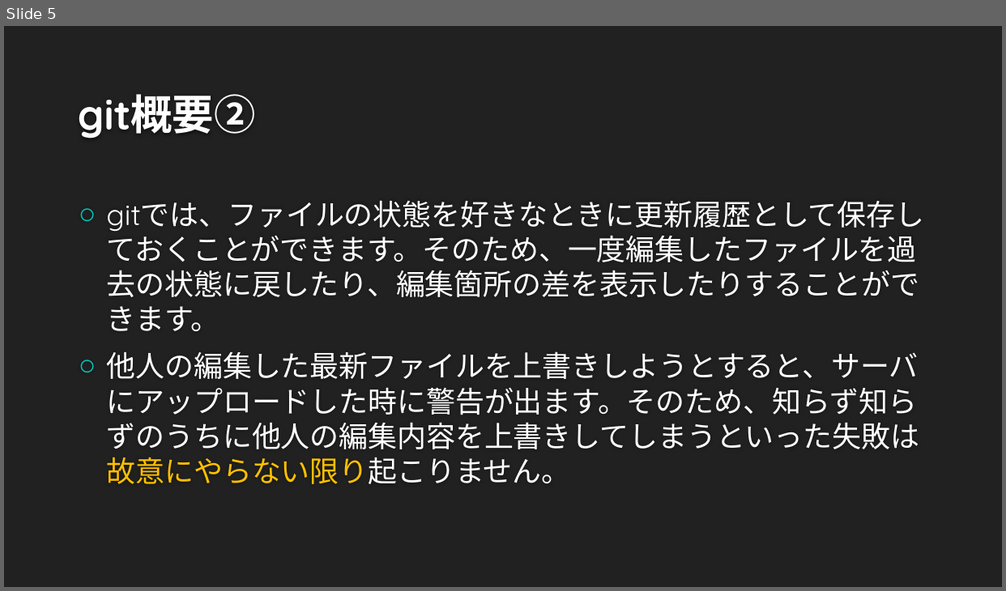
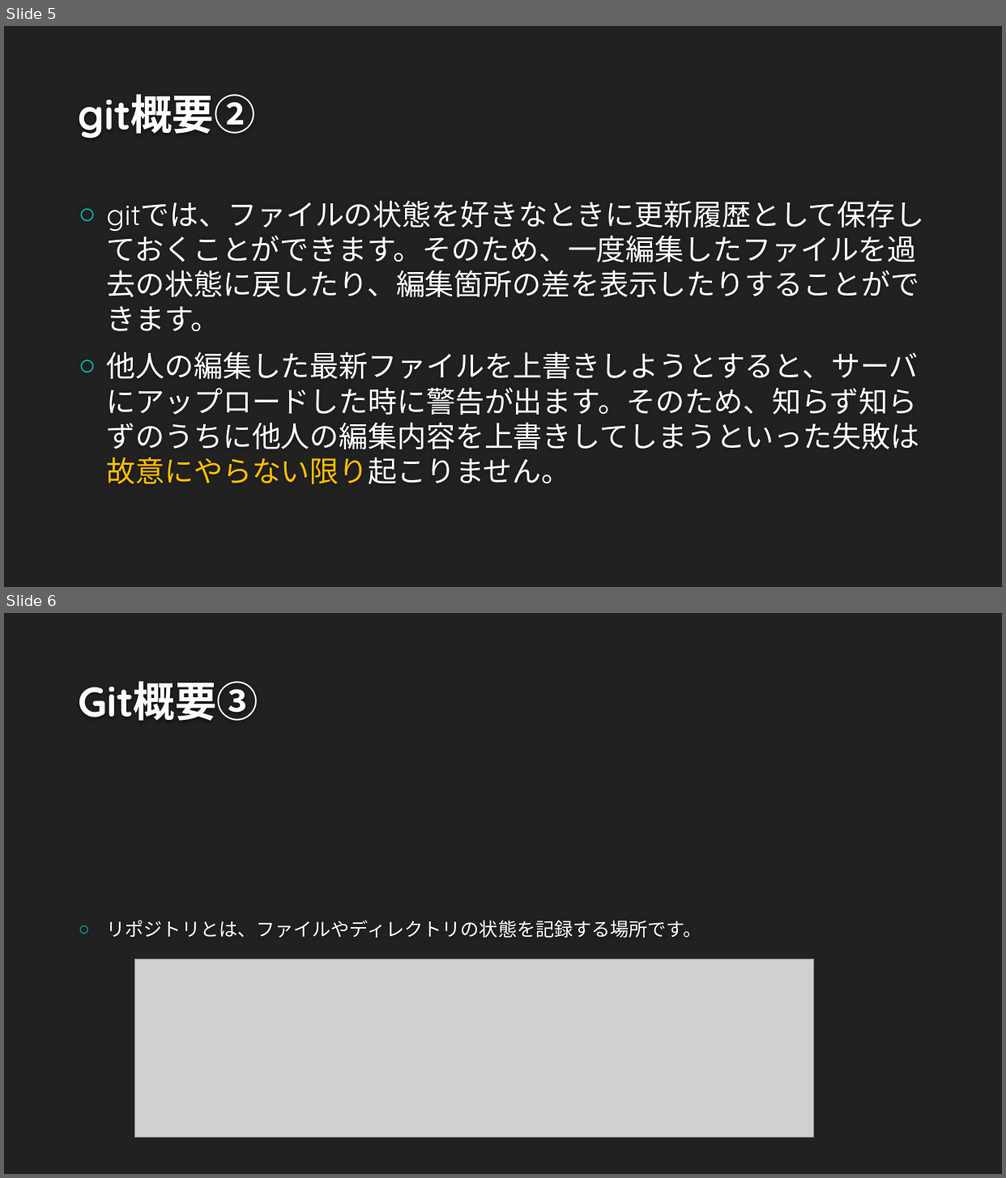
Before and after one commit to tech201823/techclub, a slide deck: git_using.pptx. Shown one above the other, each under a label of ours: slide 5 before the commit, slides 5 and 6 after it. The pictures are 1006x591 and 1006x1178 pixels, drawn with LibreOffice and Linux fonts; fonts in the diff are those of the drawing; grey boxes stand for pictures; background and template pictures are left out. Boxes give left, top, right and bottom in pixels: in the first picture for what was removed or moved away, otherwise in the second. Text is boxed around its words. In the diff, an @@ line names an element or a change of style, - is before the commit and + after.

```diff
--- a/git_using.pptx
+++ b/git_using.pptx
@@ slide 6 added at [4,613,1002,1174], background #212121 @@
@@ title added at [78,681,258,721], 40 pt, text #FEFEFE, bold @@
+Git概要③
@@ text added at [107,920,702,938], 18 pt, text #FFFFFF @@
+○ リポジトリとは、ファイルやディレクトリの状態を記録する場所です。
@@ picture added at [135,959,814,1138] @@
```
Also in this commit, not shown: 1 slide changed, 4 other slides added.
